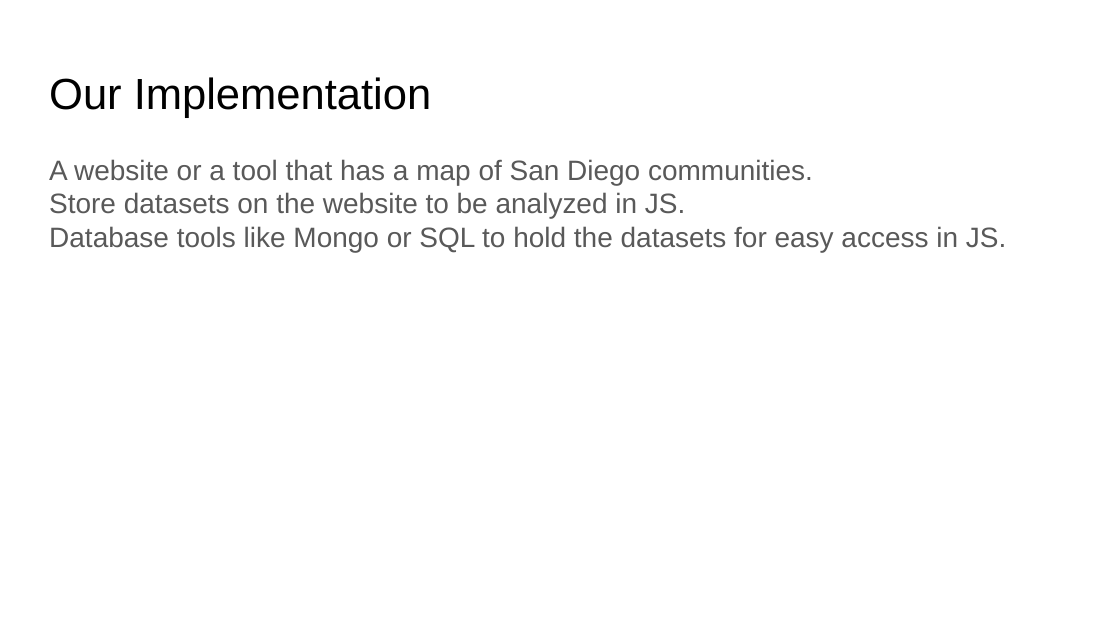
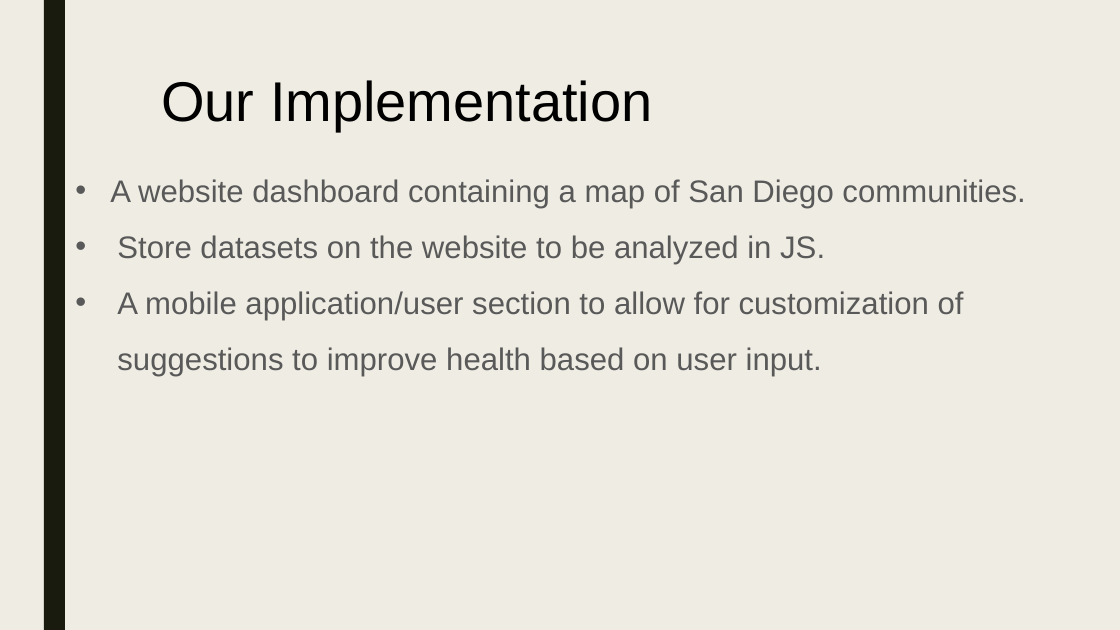
Before and after one commit to kristy0414/big-data-hackathon-in-San-Diego, a slide deck: slide 5 of Team Lucky Cat Project Proposal.pptx. Drawn at 1120x630 pixels with LibreOffice and Linux fonts; fonts in the diff are those of the drawing. Boxes give left, top, right and bottom in pixels: in the first picture for what was removed or moved away, otherwise in the second. Text is boxed around its words. In the diff, an @@ line names an element or a change of style, - is before the commit and + after.

```diff
--- a/Team Lucky Cat Project Proposal.pptx
+++ b/Team Lucky Cat Project Proposal.pptx
@@ background #FFFFFF to #EFEDE3 @@
@@ rectangle added at box(44, 0, 65, 629), fill #191B0E @@
@@ text "Our Implementation" at box(161, 80, 653, 131): size 28 to 36 pt @@
@@ text "A website dashboard containing a ...": place and size @@
-text "A website dashboard containing a ..." at box(49, 159, 1006, 252)
+text "A website dashboard containing a ..." at box(110, 179, 1025, 376)
@@ text at box(110, 179, 1025, 208): text changed; size 18 to 20 pt @@
-A website or a tool that has a map of San Diego communities.
+• A website dashboard containing a map of San Diego communities.
@@ text at box(117, 235, 825, 264): size 18 to 20 pt in "Store datasets on the website to be ..."; bullet none to •; line spacing 1 to 1.5 @@
@@ text at box(117, 291, 964, 376): text changed; size 18 to 20 pt @@
-Database tools like Mongo or SQL to hold the datasets for easy access in JS.
+• A mobile application/user section to allow for customization of suggestions to improve health based on user input.
```
Also in this commit, not shown: 2 other slides changed, 2 slides added, 3 slides removed.
